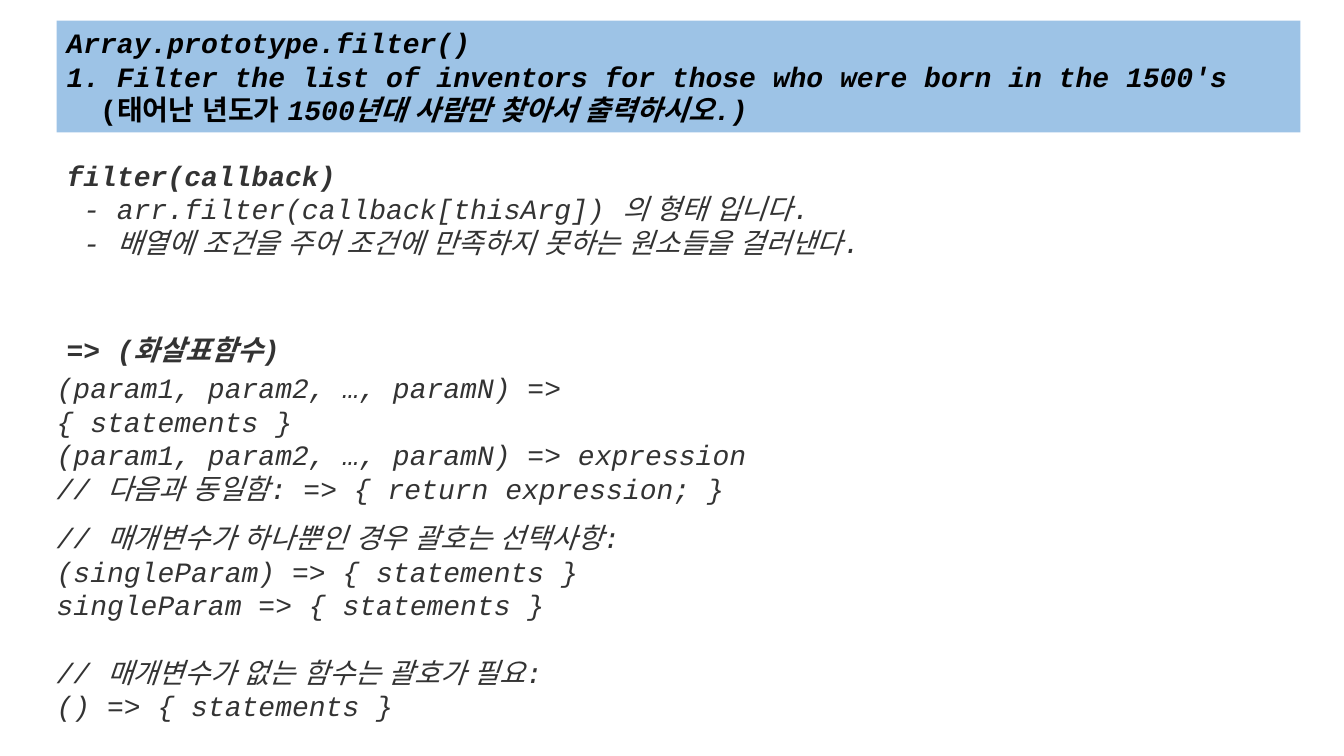
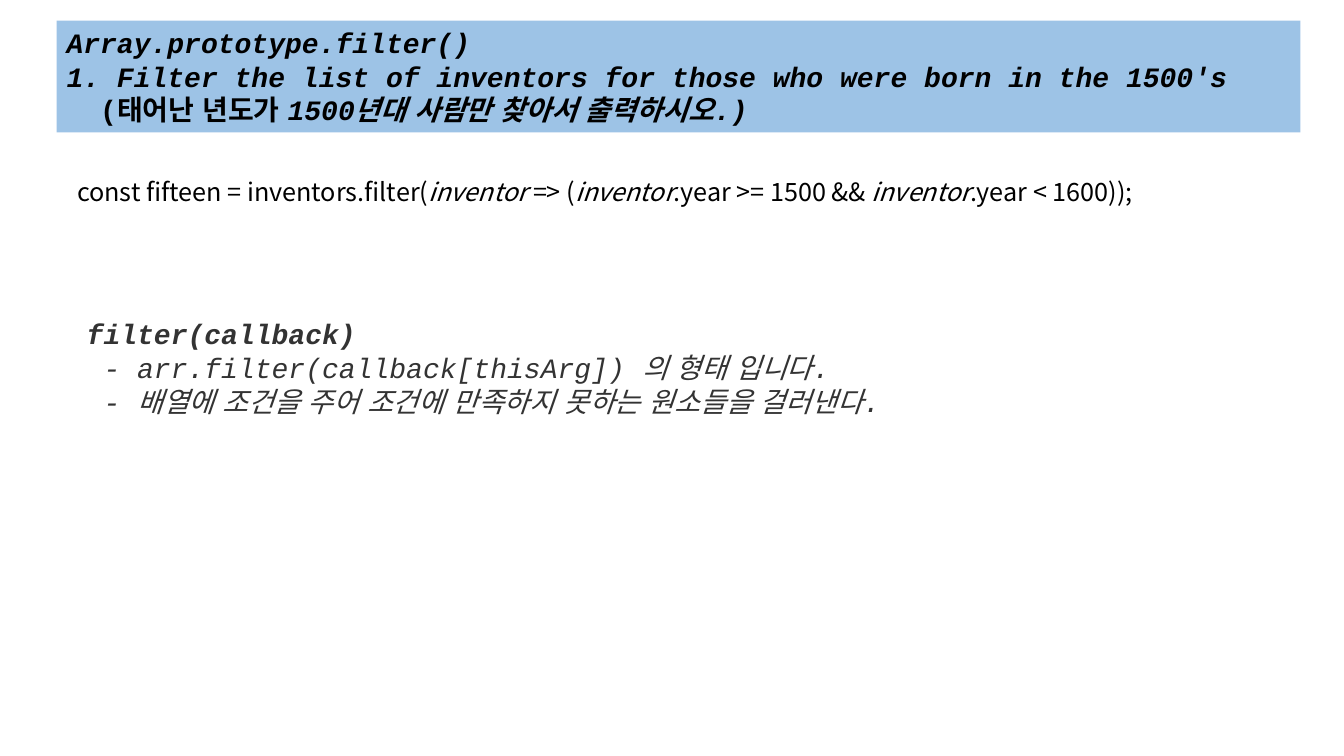
Before and after one commit to lsh58/Javascript, a slide deck: slide 1 of study/JavaScript30-master/04.pptx. Drawn at 1344x756 pixels with LibreOffice and Linux fonts; fonts in the diff are those of the drawing. Boxes give left, top, right and bottom in pixels: in the first picture for what was removed or moved away, otherwise in the second. Text is boxed around its words. In the diff, an @@ line names an element or a change of style, - is before the commit and + after.

```diff
--- a/study/JavaScript30-master/04.pptx
+++ b/study/JavaScript30-master/04.pptx
@@ text added at (77, 180, 1133, 207), 18 pt, text #000000 @@
+const fifteen = inventors.filter(inventor => (inventor.year >= 1500 && inventor.year < 1600));
@@ text "filter(callback)": place and size @@
-text "filter(callback)" at (67, 166, 843, 256)
+text "filter(callback)" at (87, 324, 863, 415)
@@ text removed at (134, 336, 263, 363) @@
-=> (화살표함수)
@@ text removed at (57, 378, 746, 505) @@
-(param1, param2, …, paramN) => { statements }
-(param1, param2, …, paramN) => expression
-// 다음과 동일함: => { return expression; }
@@ text removed at (57, 524, 603, 717) @@
-// 매개변수가 하나뿐인 경우 괄호는 선택사항:
-(singleParam) => { statements }
-singleParam => { statements }
-// 매개변수가 없는 함수는 괄호가 필요:
-() => { statements }
```
Also in this commit, not shown: 1 slide added.
